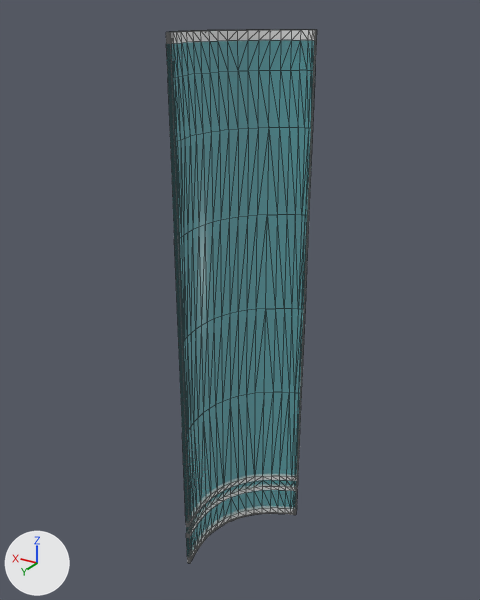
The glTF model public/three-assets/PuertaH.glb: old version first, new version second.
Both versions are drawn from a 50 mm camera at (-0.0891, 0.172, 0.3948) aimed at (0.0215, -0.0124, 0.3026). The axes (+X, +Y, +Z) are drawn at lower left. The lights are the same throughout. Mesh edges are drawn as thin lines. Vertices at the same position are counted once.

In view in the first picture: 'D_ascensor_puerta1'.
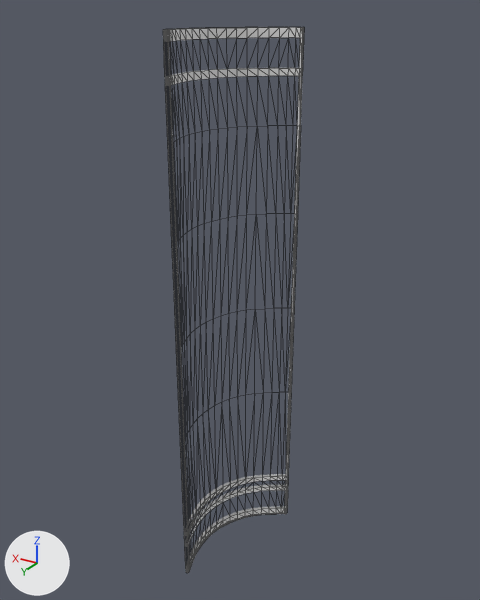
The change, as a list of edits to the scene's bpy script:
```text
Change mat_export_habitacion_phong2:
    mat_export_habitacion_phong2.alpha: 0.188 -> 0.0
Change me_d_ascensor_puerta1:
    used by ob_d_ascensor_puerta1; location = (0.0002, -0.0021, 0.2941); rotation_euler = (0.0, 0.0, 2.221), in degrees (0, 0, 127); scale = (3.48, 3.48, 19.3)
    remove me_d_ascensor_puerta1.from_pydata(...)  # 978 vertices, 1952 faces; spans x -0.00949..-0.00203, y -0.00946..0.0042, z -0.005..0.00499
    add me_d_ascensor_puerta1.from_pydata(...)  # 1034 vertices, 2064 faces; spans x -0.00949..-0.00203, y -0.00946..0.0042, z -0.005..0.00499
    me_d_ascensor_puerta1 part 1
    112 faces are deleted
    56 new vertices lie (0.0, 0.0, -0.00013) away from vertices in x -0.00949..-0.00203, y -0.00946..0.0042, z 0.00437
    96 new faces join them, mat_export_habitacion_phong2 (cyan #44ffff)
    128 new faces join them, mat_export_habitacion_metal (white #eeeeee)
    me_d_ascensor_puerta1 part 2: 104 faces spanning x -0.00884..-0.00209, y -0.00945..0.00413, z -0.005..0.00499 switch from mat_export_habitacion_phong2 (cyan #3de9e9) to mat_export_habitacion_metal (white #eeeeee)
Change ob_d_ascensor_puerta1:
    ob_d_ascensor_puerta1.location: (0.0002, -0.0021, 0.2941) -> (-0.0006, -0.0009, 0.2948)
    ob_d_ascensor_puerta1.rotation_euler: (0.0, 0.0, 2.221) -> (0.0, 0.0, 2.346)  # degrees (0, 0, 127) -> degrees (0, 0, 134)
```

What differs and where, as boxes (x1, y1, x2, y2) in the pictures (480 x 600 px):
'D_ascensor_puerta1', surface changed, reshaped, moved, turned: before (166, 30, 317, 563); after (163, 27, 304, 573)
part 1 of me_d_ascensor_puerta1, built on: before (168, 70, 315, 142); after (165, 68, 303, 143)
part 2 of me_d_ascensor_puerta1, recoloured: before (171, 40, 315, 556); after (168, 38, 303, 558)
